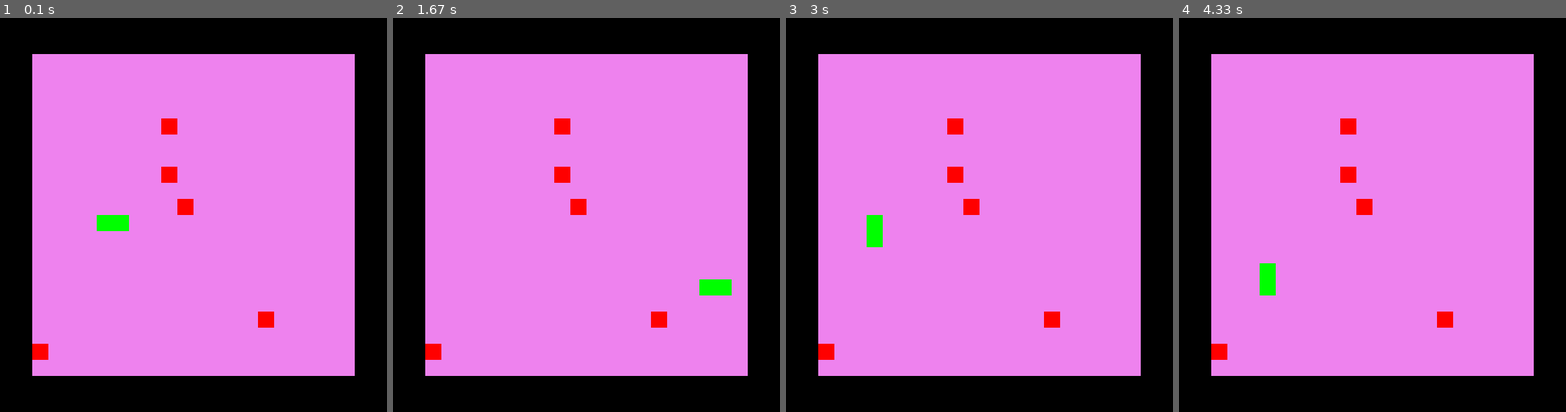
Above: before the commit, frames 1-4 (left to right).
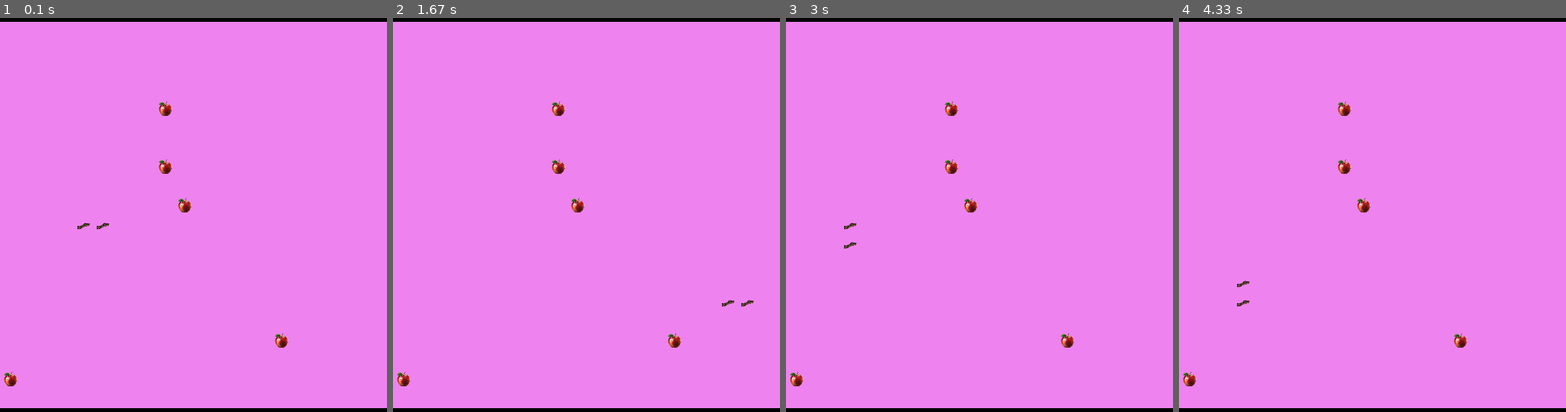
Above: after the commit, the same moments.

Repository: Ezel5826/Wolloko-2025
Game: pygame game, started from Proyectos/proyecto_POO/juego.py
The game is run twice, just before and just after one commit, with the same random seed, the same clock (stepped at 60 frames per second) and the same inputs.
Inputs:
- Up to frame 1 (0.1 s): no input
- Up to frame 2 (1.67 s): hold A 0.33-0.87 s; hold S 0.9-1.2 s; hold A 1.23-1.63 s
- Up to frame 3 (3 s): hold W 1.67-2.03 s; hold D 2.07-2.7 s; hold S from 2.73 s (still down)
- Up to frame 4 (4.33 s): release S at 3.1 s; hold A 3.13-3.6 s; hold D 3.63-4.1 s; hold W from 4.13 s (still down)

The runs differ from the first frame. In frame 1, 31% of the frame differs, in the area x 0-100%, y 0-100%; in frame 2, 31%; in frame 3, 31%; in frame 4, 31%.

Commit message:
snake_terminada

Diff:
--- a/Proyectos/proyecto_POO/apple.py
+++ b/Proyectos/proyecto_POO/apple.py
@@ -2,41 +2,92 @@
 import serpiente
 ancho=20
 alto=20
-def create_apple(count_apple=5,feed_increment_size = 1,tipe="normal",) -> list[(int,int),bool,int]:
-    state = True
-    cords = []
+def create_apple(snake,count_apple=5,feed_increment_size = 1,tipe="normal",state=True,apple=[]) -> list[(int,int),bool,int]:
     state_apple=[]
     j=0
-    while count_apple!=j:
-        cords = [rn(0,alto-1), rn(0,ancho-1)]
-        # if not repeatable_apple():
-        state_apple.append([cords,state,feed_increment_size,tipe])
-        cords=[]
-        j+=1
+    while count_apple !=j:
+        _new_apple = [rn(0,alto-1), rn(0,ancho-1)]
+        if not len(apple)==0:
+            if not (repeatable_apple(apple,_new_apple) or apple_in_snake(snake,_new_apple)):
+
+                state_apple.append([_new_apple,state,feed_increment_size,tipe])
+                j+=1
+        else:
+            state_apple.append([_new_apple,state,feed_increment_size,tipe])
+            j+=1
+        _new_apple=[]
+
     return state_apple
 
 def increment_apple(increment:bool, apple):
-    if increment and len(apple) < 6:
+    if increment and len(apple) < 3:
         apple=add_apple(apple)
     if not (increment) and not len(apple) == 1:
             apple=pop_apple(apple,0)
 
     return apple
 
-def check_state(apple:list):
+def check_state(apple:list,snake):
     for i in range(len(apple)):
         if not all(apple[i]):
             apple=pop_apple(apple,i)
-            apple=add_apple(apple)
+            apple=add_apple(apple,snake)
     return apple
 
 def pop_apple(apple,i):
     apple.pop(i)
     return apple
 
-def add_apple(apple):
-    apple.extend(create_apple(1))
+def add_apple(apple,snake):
+    apple.extend(create_apple(snake, 1, feed_increment_size=1, tipe="normal", state=True, apple=apple))
     return apple
 
 def repeatable_apple(apple,new_apple):
-    return apple[0]==new_apple
+    for i in range(len(apple)):
+        if apple[i][0]==new_apple:
+            return True
+    return False
+
+def apple_in_snake(snake,new_apple):
+    for i in range(len(snake[0])):
+        if snake[0][i]==new_apple:
+            return True
+    return False
+
+
+def convert_tipe_apple(apple):
+    tipes=["gold","rotten"]
+
+    actual_tipe=tipes[rn(0,len(tipes)-1)]
+    print(actual_tipe)
+    j=0
+    print(tipos_disponibles(apple))
+    if tipos_disponibles(apple):
+        print(actual_tipe)
+        while j==0:
+            apple_choised=rn(0,len(apple)-1)
+            print(apple,apple_choised)
+            if actual_tipe=="gold" and (apple[apple_choised][3]=="normal" or apple[apple_choised][3]=="rotten"):
+                apple[apple_choised][2] = 2
+                apple[apple_choised][3]=actual_tipe
+                print("soy gold")
+                j+=1
+            else:
+                if actual_tipe=="rotten" and (apple[apple_choised][3]=="normal" or apple[apple_choised][3]=="gold"):
+                    apple[apple_choised][2]= -1
+                    apple[apple_choised][3]=actual_tipe
+                    print("soy rotten")
+                    j+=1
+        apple[apple_choised][3]=actual_tipe
+        print(apple)
+    return apple
+
+
+def tipos_disponibles(apple):
+    j=0
+    for i in range(len(apple)):
+        if apple[i][3]=="gold" or apple[i][3]=="rotten":
+            j+=1
+    if j==len(apple):
+        return False
+    return True
--- a/Proyectos/proyecto_POO/juego.py
+++ b/Proyectos/proyecto_POO/juego.py
@@ -5,11 +5,15 @@
 valores=(600,700)
 ancho=20
 alto=20
+d_Cubos=30
 
 pygame.init()
+normal_apple = pygame.image.load("Proyectos/proyecto_POO/images/manza_normal.png")
+gold_apple = pygame.image.load("Proyectos/proyecto_POO/images/manzana_de_oro.png")
+rotten_apple=pygame.image.load("Proyectos/proyecto_POO/images/manzana_podrida.png")
+serpent=pygame.image.load("Proyectos/proyecto_POO/images/serpiente-removebg-preview.png")
 screen = pygame.display.set_mode(valores,pygame.RESIZABLE)
 clock = pygame.time.Clock()
-d_Cubos=25
 
 def mostrar_grilla(dimensiones):
     alto_g = alto*d_Cubos
@@ -20,36 +24,50 @@
         for ancho_ in range(ancho):
             x = alto_*d_Cubos+centrado_1
             y = ancho_*d_Cubos+centrado
-            cubozz=pygame.Rect(y,x,d_Cubos,d_Cubos)
-            pygame.draw.rect(screen,"violet",cubozz,100)
+            if ancho_%2==0 and alto_%2==0:
+                cubozz=pygame.Rect(y,x,d_Cubos,d_Cubos)
+                pygame.draw.rect(screen,"violet",cubozz,100)
+            else:
+                cubozz=pygame.Rect(y,x,d_Cubos,d_Cubos)
+                pygame.draw.rect(screen,"violet",cubozz,100)
 
-def mostrar_serpent(serpent,dim):
+
+def mostrar_serpent(serpent,dim,snake):
     alto_g = alto*d_Cubos
     ancho_g = ancho*d_Cubos
     centrado = (dim[0] - (alto_g))/2
     centrado_1 = (dim[1] - (ancho_g))/2
     for _ in range(len(serpent[0])):
-        serpent_x =serpent[0][_][0]*d_Cubos+centrado_1
-        serpent_y =serpent[0][_][1]*d_Cubos+centrado
-        cubozz=pygame.Rect(serpent_y,serpent_x,d_Cubos,d_Cubos)
-        pygame.draw.rect(screen,"green",cubozz,100)
+        x =serpent[0][_][0]*d_Cubos+centrado_1
+        y =serpent[0][_][1]*d_Cubos+centrado
 
-def mostrar_manzanas(apple_,dim):
-    alto_g = alto*d_Cubos
-    ancho_g = ancho*d_Cubos
-    centrado = (dim[0] - (alto_g))/2
-    centrado_1 = (dim[1] - (ancho_g))/2
-    for _ in range(len(apple_)):
-        apple_x=apple_[_][0][0]*d_Cubos+centrado_1
-        apple_y=apple_[_][0][1]*d_Cubos+centrado
-        print(apple_)
-        if apple_[_][3] == "normal":
-            cubozz=pygame.Rect(apple_y,apple_x,d_Cubos,d_Cubos)
-            pygame.draw.rect(screen,"red",cubozz,100)
+        snake= pygame.transform.scale(snake, (d_Cubos, d_Cubos))
+        screen.blit(snake , (y,x))
+
+def mostrar_manzanas(apple_, dim,normal_apple,gold_apple,rotten_apple):
+    alto_g = alto * d_Cubos
+    ancho_g = ancho * d_Cubos
+    centrado = (dim[0] - alto_g) / 2
+    centrado_1 = (dim[1] - ancho_g) / 2
+    font = pygame.font.SysFont(None, 20)
+    for i in range(len(apple_)):
+        x = apple_[i][0][0] * d_Cubos + centrado_1
+        y = apple_[i][0][1] * d_Cubos + centrado
+        if apple_[i][3] == "normal":
+            normal_apple= pygame.transform.scale(normal_apple, (d_Cubos, d_Cubos))
+            screen.blit(normal_apple , (y,x))
+        if apple_[i][3] == "gold":
+            gold_apple= pygame.transform.scale(gold_apple, (d_Cubos, d_Cubos))
+            screen.blit(gold_apple , (y,x))
+        if apple_[i][3] == "rotten":
+            rotten_apple= pygame.transform.scale(rotten_apple, (d_Cubos, d_Cubos))
+            screen.blit(rotten_apple , (y,x))
+
+
 def main():
     contador_habilidad=tm.perf_counter()
     Serpiente=serpiente.crear_serpiente()
-    apple_=apple.create_apple()
+    apple_=apple.create_apple(Serpiente)
     running=True
     while running:
         counter_result=tm.perf_counter() - contador_habilidad
@@ -58,40 +76,39 @@
                 running = False
             if event.type == pygame.KEYDOWN:
 
-                if event.key == pygame.K_a:
+                if event.key == pygame.K_a or event.key ==pygame.K_LEFT:
                     Serpiente[3] = (0,-1)#IZQUIERDA
 
-                if event.key == pygame.K_d:
+                if event.key == pygame.K_d or event.key ==pygame.K_RIGHT:
                     Serpiente[3] = (0,1)#DERECHA
 
-                if event.key == pygame.K_s:
+                if event.key == pygame.K_s or event.key ==pygame.K_DOWN:
                     Serpiente[3] = (1,0)#ARRIBA
 
-                if event.key == pygame.K_w:
+                if event.key == pygame.K_w or event.key ==pygame.K_UP:
                     Serpiente[3] = (-1,0)#ABAJO
 
                 if event.key == pygame.K_4:
                     Serpiente=serpiente.increment_size(Serpiente)
 
                 if event.key == pygame.K_1:
-                    apple_=apple.increment_apple(True,apple_,grilla_)
+                    apple_=apple.increment_apple(True,apple_)
 
                 if event.key == pygame.K_2:
-                    apple_=apple.increment_apple(False,apple_,grilla_)
-
-        # print(counter_result)
+                    apple_=apple.increment_apple(False,apple_)
+        print(Serpiente[1])
+        # print(int(counter_result))
         if counter_result > 10:
-            # print("hii")
-            apple_=apple.increment_apple(True,apple_)
+            apple.convert_tipe_apple(apple_)
             contador_habilidad=tm.perf_counter()
         screen.fill("black")
         Cambios_dimensionales_pantalla = pygame.display.get_surface().get_size()
         mostrar_grilla(Cambios_dimensionales_pantalla)
-        mostrar_manzanas(apple_,Cambios_dimensionales_pantalla)
-        mostrar_serpent(Serpiente,Cambios_dimensionales_pantalla)
+        mostrar_manzanas(apple_,Cambios_dimensionales_pantalla,normal_apple,gold_apple,rotten_apple)
+        mostrar_serpent(Serpiente,Cambios_dimensionales_pantalla,serpent)
         Serpiente=serpiente.move_serpent(Serpiente)
         Serpiente,apple_=serpiente.eat_appl(Serpiente,apple_)
-        apple_ =apple.check_state(apple_)
+        apple_ =apple.check_state(apple_,Serpiente)
         pygame.display.flip()
 
         clock.tick(10)
--- a/Proyectos/proyecto_POO/serpiente.py
+++ b/Proyectos/proyecto_POO/serpiente.py
@@ -24,21 +24,23 @@
             serpent[0][_][1] = 0
 
         if serpent[0][_][1] < 0:
-            serpent[0][_][1] = 19
+            serpent[0][_][1] = ancho-1
 
         if serpent[0][_][0] > alto-1:
             serpent[0][_][0] = 0
         if serpent[0][_][0] < 0:
-            serpent[0][_][0] = 19
+            serpent[0][_][0] = alto-1
     return serpent
 
-def dincrement_size(serpent,apple):
+def dencrement_size(serpent,apple):
+    print(f"esta es la manzana que entra a dencrement{apple}")
+    print(f"esta es la cantidad de serpiente que rellena{apple[2]}")
     if apple[2]>=1:
         for i in range(apple[2]):
             serpent[0].insert(0,[serpent[0][0][0],serpent[0][0][1] -1])
             serpent[1]+=1
     else:
-        if not len(serpent[0]) ==2:
+        if not len(serpent[0]) == 2:
             for i in range(-2,apple[2]):
                 serpent[0].pop(0)
                 serpent[1]-=1
@@ -47,8 +49,7 @@
 
 def eat_appl(serpent,apple):
     for i in range(len(apple)):
-        if apple[i][0] == serpent[0][serpent[1]-1] or apple[i][0] == serpent[0][0]:
-            print(serpent)
+        if apple[i][0] == serpent[0][serpent[1]-1]:
             apple[i][1] = False
-            serpent=dincrement_size(serpent,apple[i])
+            serpent=dencrement_size(serpent,apple[i])
     return serpent,apple
--- a/clases/Clase_Deldago.py
+++ b/clases/Clase_Deldago.py
@@ -42,10 +42,12 @@
 # x= [[(0,0),True,1,2],[(0,0),False,1,1],[(0,0),True]]
 # for _ in range(len(x)):
 #     print(all(x[_]))
-holaa=-1
-hola=[0,1,2,2,3,4,5,6]
-print(hola.pop(1))
-print(hola)
-hola.append(3)
-print(hola)
-print(-1==False)
+# holaa=-1
+# hola=[0,1,2,2,3,4,5,6]
+# print(hola.pop(1))
+# print(hola)
+# hola.append(3)
+# print(hola)
+# print(-1==False)
+lista=[[[2,2],0,"hola"],[[2,2],0,"hola"]]
+print(lista[0].count("hola"))
Binary file added: Proyectos/proyecto_POO/images/manza_normal.png
Binary file added: Proyectos/proyecto_POO/images/manzana_de_oro.png
Binary file added: Proyectos/proyecto_POO/images/manzana_podrida.png
Binary file added: Proyectos/proyecto_POO/images/serpiente-removebg-preview.png
Not shown, changed: .gitignore
